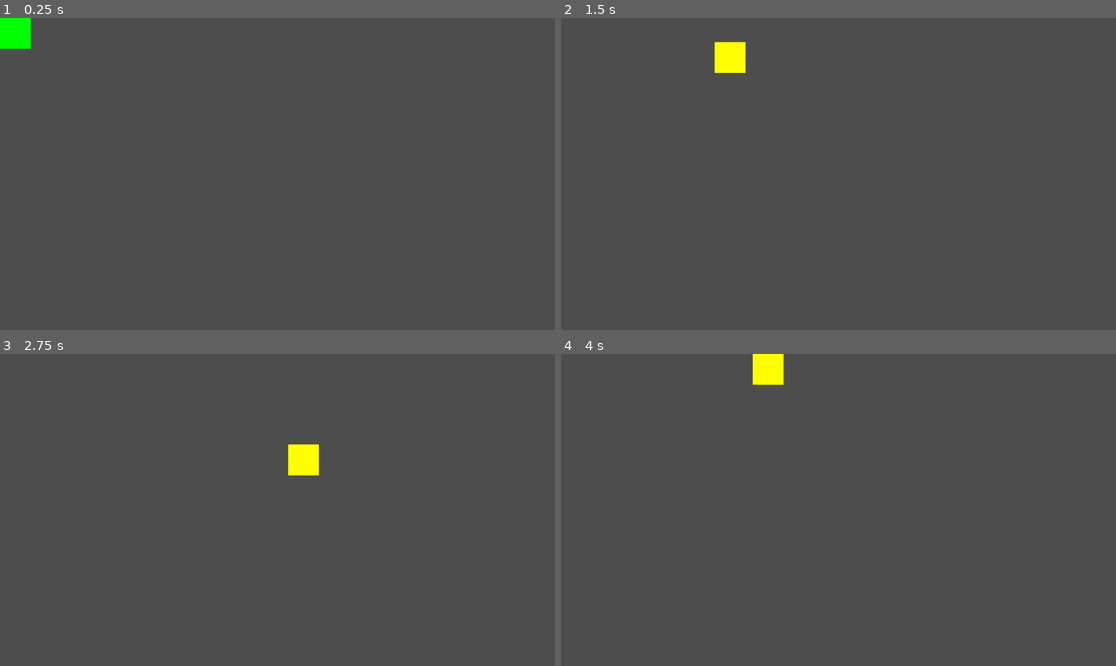
Above: before the commit, frames 1-4 (two rows, left to right).
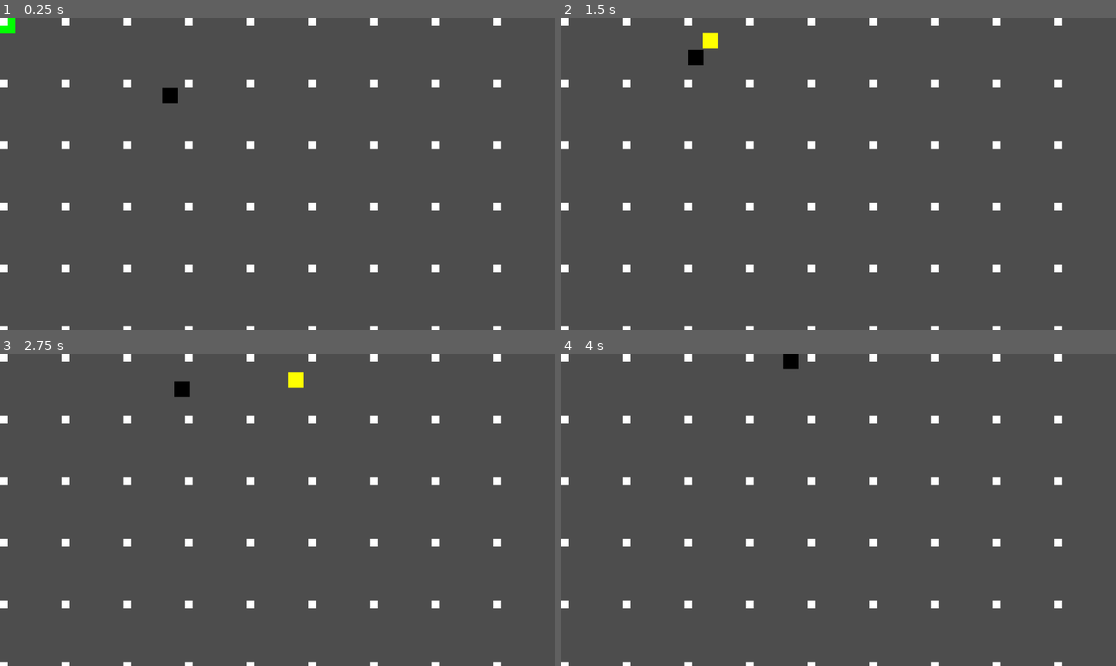
Above: after the commit, the same moments.

Repository: DiegoChiodi/Divina-Comedia-Game
Game: Godot game, scene res://Scene/main.tscn
Two runs of this game, one before a commit and one after it. Both use one fixed random seed, a clock stepped at 60 frames per second and the inputs below.
Inputs:
- Up to frame 1 (0.25 s): no input
- Up to frame 2 (1.5 s): hold D (right) 0.53-1.28 s; tap Space (space) at 0.6, 1.35 s; hold S (down) from 1.28 s (still down)
- Up to frame 3 (2.75 s): release S (down) at 2.03 s; hold D (right) from 2.03 s (still down); tap Space (space) at 2.1 s
- Up to frame 4 (4 s): release D (right) at 2.78 s; hold W (up) 2.78-3.53 s; tap Space (space) at 2.85, 3.6 s; hold A (left) from 3.53 s (still down)

The runs differ from the first frame. In frame 1, 2.4% of the frame differs, in the area x 0-91%, y 0-100%; in frame 2, 2.6%; in frame 3, 2.7%; in frame 4, 2.5%.

Commit message:
Movimentantion, enemy and OB application

Diff:
--- a/Scene/controledObject.tscn
+++ /dev/null
@@ -1,10 +0,0 @@
-[gd_scene load_steps=2 format=3 uid="uid://d35d02vpcgrpg"]
-
-[ext_resource type="Script" uid="uid://brw2gmxsgfhnj" path="res://Scripts/controledObject.gd" id="1_y8oya"]
-
-[node name="StaticBody2D" type="StaticBody2D"]
-script = ExtResource("1_y8oya")
-
-[node name="ColorRect" type="ColorRect" parent="."]
-offset_right = 64.0
-offset_bottom = 64.0
--- a/Scene/main.tscn
+++ b/Scene/main.tscn
@@ -1,9 +1,17 @@
 [gd_scene load_steps=3 format=3 uid="uid://l3mqgvf6yjlg"]
 
 [ext_resource type="Script" uid="uid://dxw1v31on1j6s" path="res://Scripts/main.gd" id="1_sblpm"]
-[ext_resource type="PackedScene" uid="uid://d35d02vpcgrpg" path="res://Scene/controledObject.tscn" id="2_r34rm"]
+[ext_resource type="PackedScene" uid="uid://ctywwb1pfgx4y" path="res://Scene/shadow.tscn" id="3_r34rm"]
 
-[node name="main" type="Node2D"]
+[node name="Main" type="Node2D"]
 script = ExtResource("1_sblpm")
 
-[node name="StaticBody2D" parent="." instance=ExtResource("2_r34rm")]
+[node name="TileMap" type="TileMap" parent="."]
+format = 2
+
+[node name="Ground" type="TileMapLayer" parent="TileMap"]
+
+[node name="Grass" type="TileMapLayer" parent="TileMap"]
+
+[node name="Shadow" parent="." instance=ExtResource("3_r34rm")]
+position = Vector2(353, 152)
--- /dev/null
+++ b/Scene/player.tscn
@@ -0,0 +1,28 @@
+[gd_scene load_steps=4 format=3 uid="uid://d35d02vpcgrpg"]
+
+[ext_resource type="Script" uid="uid://m2exhdhgmqhi" path="res://Scripts/player.gd" id="1_vtayn"]
+
+[sub_resource type="RectangleShape2D" id="RectangleShape2D_kelma"]
+size = Vector2(48, 48)
+
+[sub_resource type="RectangleShape2D" id="RectangleShape2D_y8w33"]
+size = Vector2(32, 32)
+
+[node name="Player" type="CharacterBody2D"]
+script = ExtResource("1_vtayn")
+
+[node name="ColorRect" type="ColorRect" parent="."]
+offset_right = 32.0
+offset_bottom = 32.0
+
+[node name="Area2D" type="Area2D" parent="." groups=["hbAttack"]]
+
+[node name="CollisionShape2D" type="CollisionShape2D" parent="Area2D"]
+position = Vector2(16, 16)
+shape = SubResource("RectangleShape2D_kelma")
+
+[node name="CollisionShape2D" type="CollisionShape2D" parent="."]
+position = Vector2(16, 16)
+shape = SubResource("RectangleShape2D_y8w33")
+
+[connection signal="body_entered" from="Area2D" to="." method="_on_area_2d_body_entered"]
--- /dev/null
+++ b/Scene/shadow.tscn
@@ -0,0 +1,27 @@
+[gd_scene load_steps=4 format=3 uid="uid://ctywwb1pfgx4y"]
+
+[ext_resource type="Script" uid="uid://b7ggyfwv8bqgm" path="res://shadowEnemy.gd" id="1_ki401"]
+
+[sub_resource type="RectangleShape2D" id="RectangleShape2D_ki401"]
+size = Vector2(48, 48)
+
+[sub_resource type="RectangleShape2D" id="RectangleShape2D_yws6g"]
+size = Vector2(32, 32)
+
+[node name="Shadow" type="CharacterBody2D"]
+script = ExtResource("1_ki401")
+
+[node name="ColorRect" type="ColorRect" parent="."]
+offset_right = 32.0
+offset_bottom = 32.0
+color = Color(0, 0, 0, 1)
+
+[node name="col_hbAttack" type="Area2D" parent="." groups=["hbAttack"]]
+
+[node name="CollisionShape2D" type="CollisionShape2D" parent="col_hbAttack"]
+position = Vector2(16, 16)
+shape = SubResource("RectangleShape2D_ki401")
+
+[node name="CollisionShape2D" type="CollisionShape2D" parent="."]
+position = Vector2(16, 16)
+shape = SubResource("RectangleShape2D_yws6g")
--- a/Scripts/controledObject.gd
+++ /dev/null
@@ -1,64 +0,0 @@
-extends StaticBody2D
-
-var direction : Vector2 = Vector2.ZERO
-var move_direction : Vector2 = Vector2.ZERO
-
-
-var dashDuringDelay : float = 0.2
-var dashDuringWait : float = self.dashDuringDelay
-
-var dashDelay : float = 1.0
-var dashWait : float = self.dashDelay
-var dashPoss : bool = false # se é possivel dar dash
-
-var speed : float = 0.0 # Velocidade que vai influenciar o movimento
-var speedTarget : float = 0.0 #vai ser quem a speed deve chegar, propósito: efeito de aceleração
-var speedFix : float = 250.0 # velocidade max que speed pode chegar normalmente
-var acceleration : float = 0.2  # Fator de suavização
-var inDash : bool = false
-
-# Called when the node enters the scene tree for the first time.
-func _ready() -> void:
-	pass # Replace with function body.
-
-
-# Called every frame. 'delta' is the elapsed time since the previous frame.
-func _process(delta: float) -> void:
-	pass
-
-func _physics_process(delta: float) -> void:
-	self.direction = Input.get_vector("left", "right", "up", "down")
-	var space : bool = Input.is_action_just_pressed("space")
-
-	if direction != Vector2.ZERO:
-		self.speed = lerp(self.speed, self.speedFix, acceleration)
-	else:
-		self.speed = lerp(self.speed, 0.0, acceleration)
-
-	if space && dashPoss:
-		#Dando dash
-		self.inDash = true
-		self.dashDuringWait = 0.0
-		#cowdow do dash para usar denovo
-		self.dashPoss = false
-		self.dashWait = 0.0
-
-	if self.dashDuringWait < self.dashDuringDelay:
-		self.dashDuringWait += delta
-	else:
-		self.inDash = false
-
-	if self.dashWait < self.dashDelay:
-		self.dashWait += delta
-		$ColorRect.modulate = Color(1,1,0)
-	else:
-		self.dashPoss = true
-		$ColorRect.modulate = Color(0,1,0)
-
-	if self.inDash:
-		self.speed = self.speedFix * 3
-		$ColorRect.modulate = Color(1,0,0)
-	else:
-		self.move_direction = self.direction
-
-	self.position += self.move_direction * self.speed * delta
--- /dev/null
+++ b/Scripts/enemy.gd
@@ -0,0 +1,18 @@
+extends Movel
+class_name Enemy
+
+var player : CharacterBody2D
+
+func _ready() -> void:
+	super._ready()
+	speed = 100
+
+func setup(_player : Player) -> void:
+	player = _player
+
+func directionTarget() -> void:
+	self.direction = (self.player.position - self.position).normalized()
+
+func _physics_process(delta: float) -> void:
+	move_directionTarget()
+	super._physics_process(delta)
--- a/Scripts/main.gd
+++ b/Scripts/main.gd
@@ -1,7 +1,8 @@
 extends Node2D
 
 var camera : Camera = Camera.new()
-@onready var player = $StaticBody2D #PROVISÓRIO TENHO NOJO DISSO
+var player : Player = preload("res://Scene/player.tscn").instantiate()
+@onready var shadow : ShadowEnemy = $Shadow
 
 # Called when the node enters the scene tree for the first time.
 func _ready() -> void:
@@ -9,8 +10,22 @@
 	DisplayServer.window_set_flag(DisplayServer.WINDOW_FLAG_BORDERLESS, true)
 	DisplayServer.window_set_size(DisplayServer.screen_get_size())
 	center_window(DisplayServer.screen_get_size())
+	add_child(player)
 	self.camera.setup(player, null)
 	add_child(self.camera) #PROVISÓRIO
+	for i in range(32):
+		var square : ColorRect = ColorRect.new()
+		square.size = Vector2(16,16)
+		square.position = Vector2(i * 128, 0)
+		add_child(square)
+		for j in range(32):
+			var square2 : ColorRect = ColorRect.new()
+			square2.size = Vector2(16,16)
+			square2.position = Vector2(i * 128, j * 128)
+			add_child(square2)
+
+	shadow.setup(player)
+
 
 # Called every frame. 'delta' is the elapsed time since the previous frame.
 func _process(delta: float) -> void:
--- /dev/null
+++ b/Scripts/movel.gd
@@ -0,0 +1,37 @@
+extends CharacterBody2D
+class_name Movel
+
+var move_direction : Vector2 = Vector2.ZERO
+var direction : Vector2 = Vector2.ZERO
+
+var speed : float = 250 # Velocidade constante que guia movimento
+var acceleration : float = 0.2  # Fator de suavização
+
+# Called when the node enters the scene tree for the first time.
+func _ready() -> void:
+	pass # Replace with function body.
+
+
+# Called every frame. 'delta' is the elapsed time since the previous frame.
+func _process(delta: float) -> void:
+	directionTarget()
+
+func _physics_process(delta: float) -> void:
+	move(delta)
+
+func move(delta: float) -> void:
+	if self.direction != Vector2.ZERO:
+		velocityTarget(delta)
+	else:
+		velocity = velocity.lerp(move_direction * 0, acceleration)
+
+	move_and_slide()
+
+func velocityTarget(delta) -> void:
+	velocity = velocity.lerp(move_direction * speed, acceleration)
+
+func directionTarget() -> void:
+	pass
+
+func move_directionTarget() -> void:
+	self.move_direction = self.direction
--- /dev/null
+++ b/Scripts/player.gd
@@ -0,0 +1,54 @@
+extends Movel
+class_name Player
+
+#Dash ---------------
+var dashDuringDelay : float = 0.2
+var dashDuringWait : float = self.dashDuringDelay
+
+var dashDelay : float = 1.0
+var dashWait : float = self.dashDelay
+var dashPoss : bool = false # se é possivel dar dash
+@onready var sprite : ColorRect = $ColorRect
+
+var inDash : bool = false
+var speedDash : int = 1
+
+func _physics_process(delta: float) -> void:
+	self.dash(delta)
+	super.move(delta)
+
+func dash(delta) -> void:
+	var space : bool = Input.is_action_just_pressed("space")
+
+	if space && dashPoss:
+		#Dando dash
+		self.inDash = true
+		self.dashDuringWait = 0.0
+		#cowdow do dash para usar denovo
+		self.dashPoss = false
+		self.dashWait = 0.0
+
+	if self.dashDuringWait < self.dashDuringDelay:
+		self.dashDuringWait += delta
+	else:
+		self.inDash = false
+
+	if self.dashWait < self.dashDelay:
+		self.dashWait += delta
+		self.sprite.modulate = Color(1,1,0)
+	else:
+		self.dashPoss = true
+		self.sprite.modulate = Color(0,1,0)
+
+	if self.inDash:
+		self.speedDash = 3
+		self.sprite.modulate = Color(1,0,0)
+	else:
+		move_directionTarget()
+		self.speedDash = 1
+
+func velocityTarget(delta) -> void:
+	velocity = velocity.lerp(move_direction * speed * speedDash, acceleration)
+
+func directionTarget() -> void:
+	self.direction = Input.get_vector("left", "right", "up", "down")
--- a/project.godot
+++ b/project.godot
@@ -14,6 +14,10 @@
 run/main_scene="uid://l3mqgvf6yjlg"
 config/features=PackedStringArray("4.4", "GL Compatibility")
 config/icon="res://icon.svg"
+
+[global_group]
+
+hbAttack=""
 
 [input]
 
--- /dev/null
+++ b/shadowEnemy.gd
@@ -0,0 +1,2 @@
+extends Enemy
+class_name ShadowEnemy
Not shown, removed: Scripts/controledObject.gd.uid
Not shown, added: Scripts/enemy.gd.uid
Not shown, added: Scripts/movel.gd.uid
Not shown, added: Scripts/player.gd.uid
Not shown, added: shadowEnemy.gd.uid
Not shown, added: Scene/main.tscn1938310829.tmp
Not shown, added: Scene/main.tscn1956368526.tmp
Not shown, added: Scene/main.tscn1967645789.tmp
Not shown, added: Scene/main.tscn2045347190.tmp
Not shown, added: Scene/main.tscn234531924.tmp
Not shown, added: Scene/main.tscn242932150.tmp
Not shown, added: Scene/main.tscn260580482.tmp
